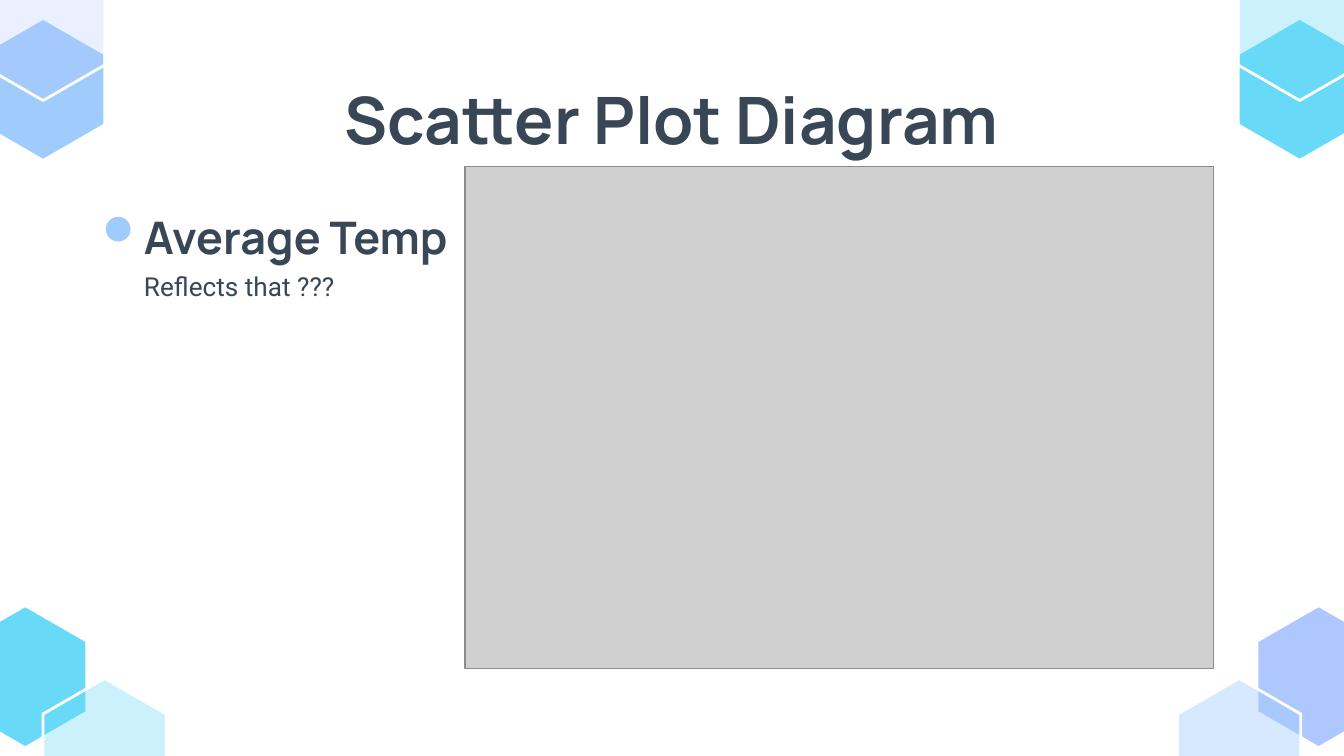
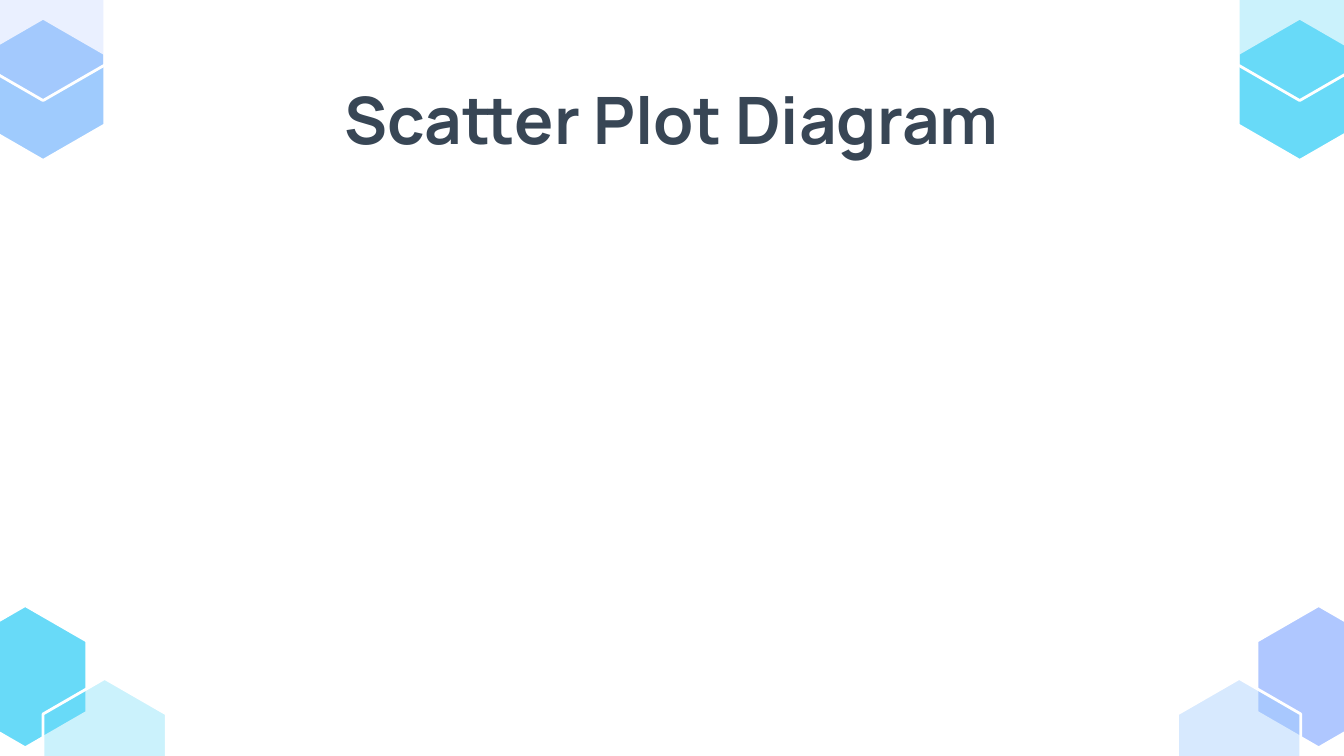
Before and after one commit to glenad/2403-ptds-regression, a slide deck: slide 20 of 2403_ PT_DS_Regression_Agri-food sector- Analysis.pptx (slide 21 before the commit). Drawn at 1344x756 pixels with LibreOffice and Linux fonts; fonts in the diff are those of the drawing; grey boxes stand for pictures. Boxes give left, top, right and bottom in pixels: in the first picture for what was removed or moved away, otherwise in the second. Text is boxed around its words. In the diff, an @@ line names an element or a change of style, - is before the commit and + after.

```diff
--- a/2403_ PT_DS_Regression_Agri-food sector- Analysis.pptx
+++ b/2403_ PT_DS_Regression_Agri-food sector- Analysis.pptx
@@ picture removed at bbox=[465, 167, 1214, 669] @@
@@ ellipse removed at bbox=[106, 216, 130, 241] @@
@@ text removed at bbox=[144, 221, 448, 266] @@
-Average Temp
@@ text removed at bbox=[144, 276, 291, 297] @@
-Reflects that ???
```
Also in this commit, not shown: 10 other slides changed, 1 slide added, 5 slides removed.
